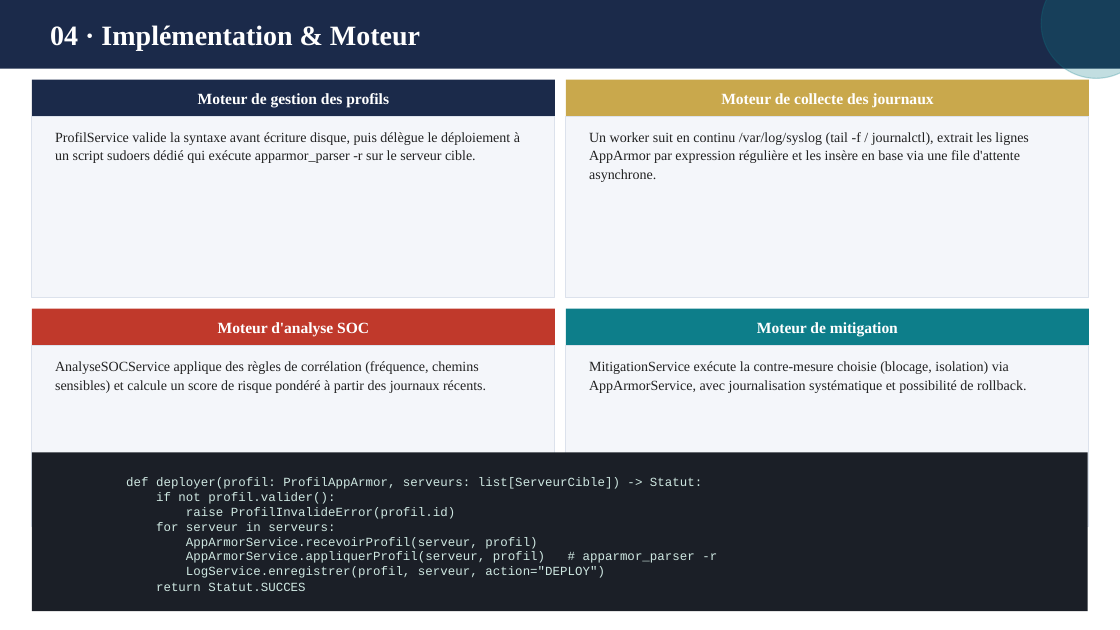
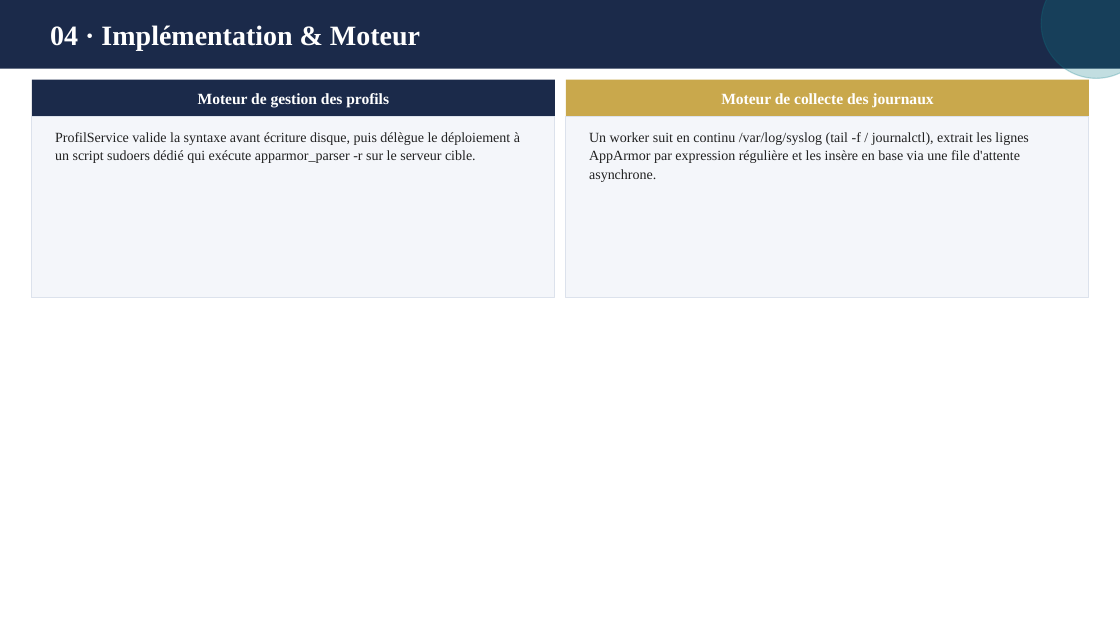
Before and after one commit to OpenSecureFoundation/Web-AppArmor-Manager, a slide deck: slide 5 of Dossier_de_Realisation_AppArmor.pptx (slide 6 before the commit). Drawn at 1120x630 pixels with LibreOffice and Linux fonts; fonts in the diff are those of the drawing. Boxes give left, top, right and bottom in pixels: in the first picture for what was removed or moved away, otherwise in the second. Text is boxed around its words. In the diff, an @@ line names an element or a change of style, - is before the commit and + after.

```diff
--- a/Dossier_de_Realisation_AppArmor.pptx
+++ b/Dossier_de_Realisation_AppArmor.pptx
@@ rectangle removed at (31,309,554,346) @@
@@ text removed at (218,322,369,336) @@
-Moteur d'analyse SOC
@@ rectangle removed at (566,309,1089,346) @@
@@ text removed at (757,322,898,336) @@
-Moteur de mitigation
@@ rectangle removed at (31,345,554,526) @@
@@ rectangle removed at (566,345,1089,526) @@
@@ text removed at (55,361,486,393) @@
-AnalyseSOCService applique des règles de corrélation (fréquence, chemins sensibles) et calcule un score de risque pondéré à partir des journaux récents.
@@ text removed at (589,361,1026,393) @@
-MitigationService exécute la contre-mesure choisie (blocage, isolation) via AppArmorService, avec journalisation systématique et possibilité de rollback.
@@ rectangle removed at (31,452,1088,612) @@
@@ text removed at (126,477,717,591) @@
-def deployer(profil: ProfilAppArmor, serveurs: list[ServeurCible]) -> Statut:
-if not profil.valider():
-raise ProfilInvalideError(profil.id)
-for serveur in serveurs:
-AppArmorService.recevoirProfil(serveur, profil)
-AppArmorService.appliquerProfil(serveur, profil) # apparmor_parser -r
-LogService.enregistrer(profil, serveur, action="DEPLOY")
-return Statut.SUCCES
```
Also in this commit, not shown: 4 other slides changed, 1 slide added, 5 slides removed.
